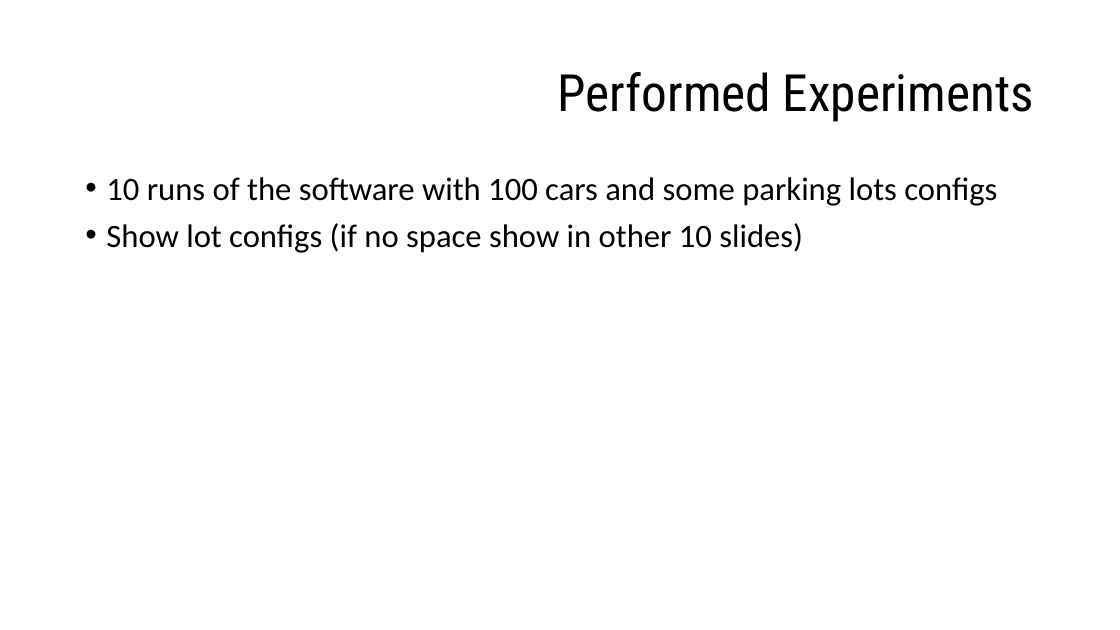
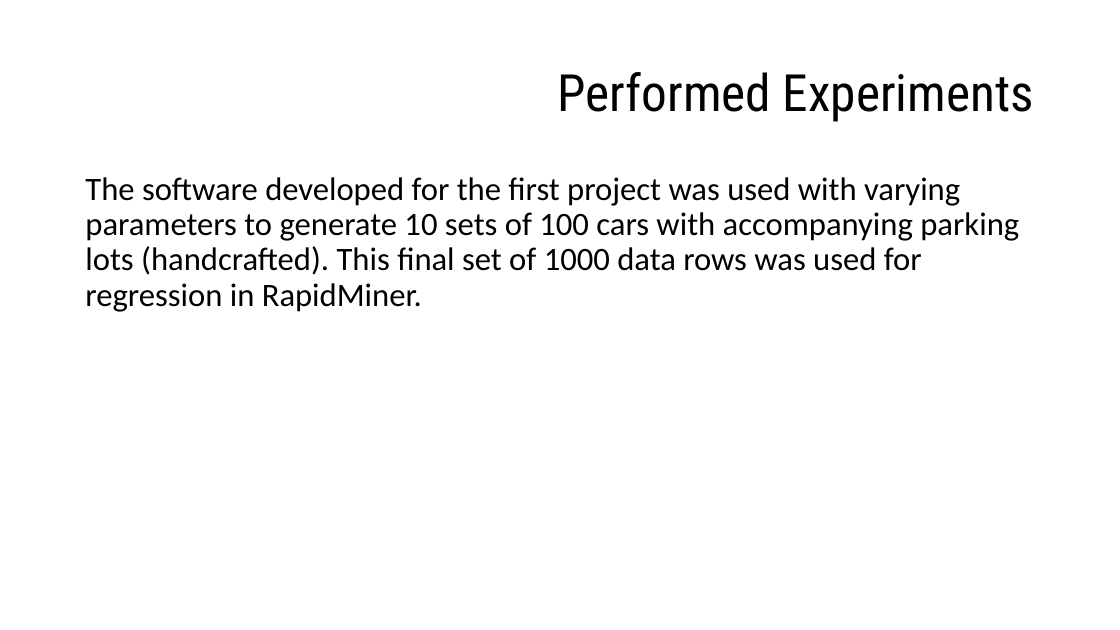
Before and after one commit to EZSPECIAL/AIAD18-19, a slide deck: slide 3 of TP2/docs/report.pptx. Drawn at 1120x630 pixels with LibreOffice and Linux fonts; fonts in the diff are those of the drawing. Boxes give left, top, right and bottom in pixels: in the first picture for what was removed or moved away, otherwise in the second. Text is boxed around its words. In the diff, an @@ line names an element or a change of style, - is before the commit and + after.

Commit message:
Completed report text / Added pictures used

```diff
--- a/TP2/docs/report.pptx
+++ b/TP2/docs/report.pptx
@@ text at <box>85,177,1019,312</box>: text changed @@
-• 10 runs of the software with 100 cars and some parking lots configs
-• Show lot configs (if no space show in other 10 slides)
+The software developed for the first project was used with varying parameters to generate 10 sets of 100 cars with accompanying parking lots (handcrafted). This final set of 1000 data rows was used for regression in RapidMiner.
```
Also in this commit, not shown: 4 other slides changed, 6 slides added, 2 slides removed, 7 other files.
